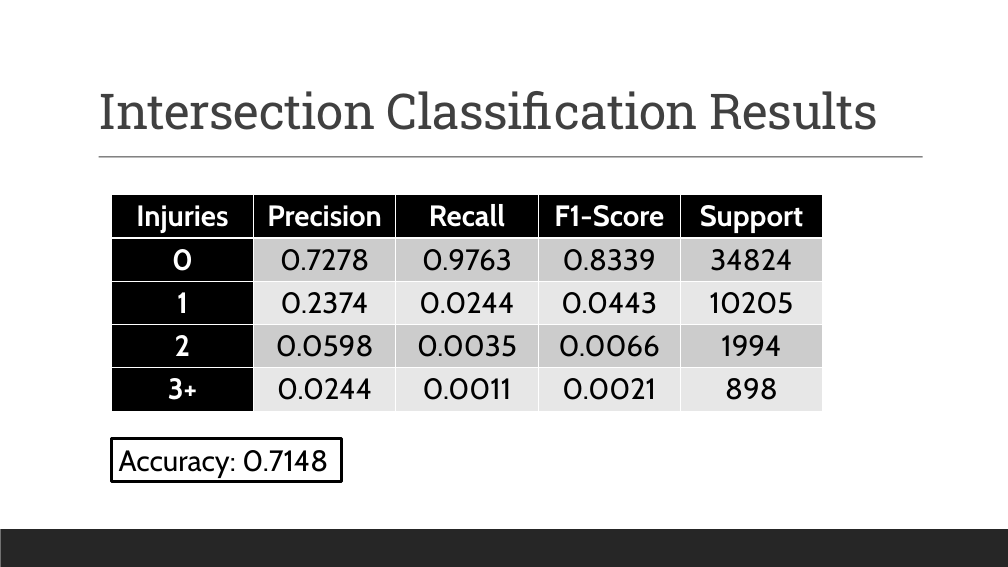
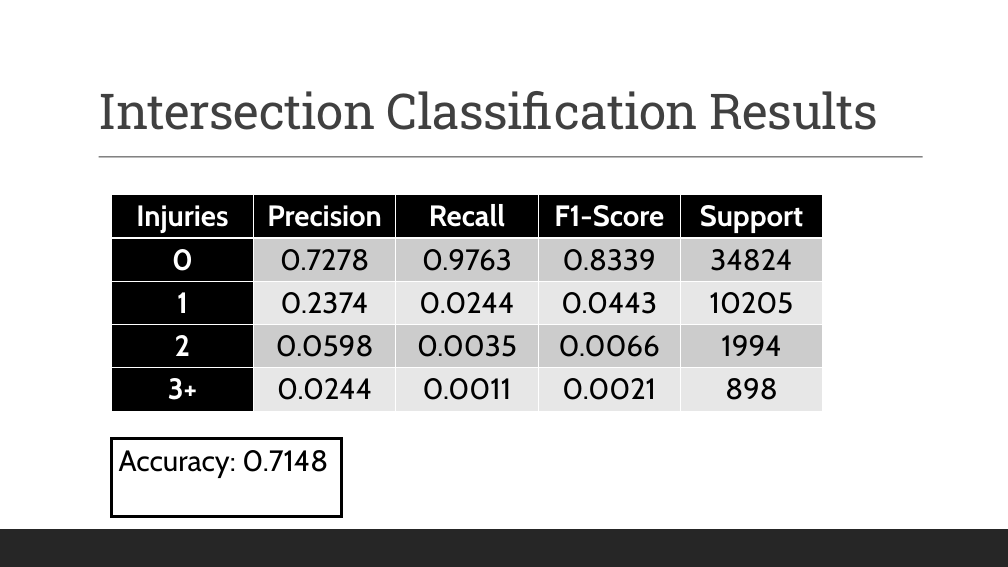
Before and after one commit to siegfrkn/csci5502-datamining-summer2022-group17, a slide deck: slide 14 of Group17_AnalysisOfTheEffectsOfRegulationOnRailroadSafety_Part6.pptx. Drawn at 1008x567 pixels with LibreOffice and Linux fonts; fonts in the diff are those of the drawing. Boxes give left, top, right and bottom in pixels: in the first picture for what was removed or moved away, otherwise in the second. Text is boxed around its words. In the diff, an @@ line names an element or a change of style, - is before the commit and + after.

```diff
--- a/Group17_AnalysisOfTheEffectsOfRegulationOnRailroadSafety_Part6.pptx
+++ b/Group17_AnalysisOfTheEffectsOfRegulationOnRailroadSafety_Part6.pptx
@@ rectangle "Accuracy: 0.7148": place and size @@
-rectangle "Accuracy: 0.7148" at (111, 439, 341, 482)
+rectangle "Accuracy: 0.7148" at (111, 439, 341, 516)
```
Also in this commit, not shown: 3 other slides changed, 4 slides added.
